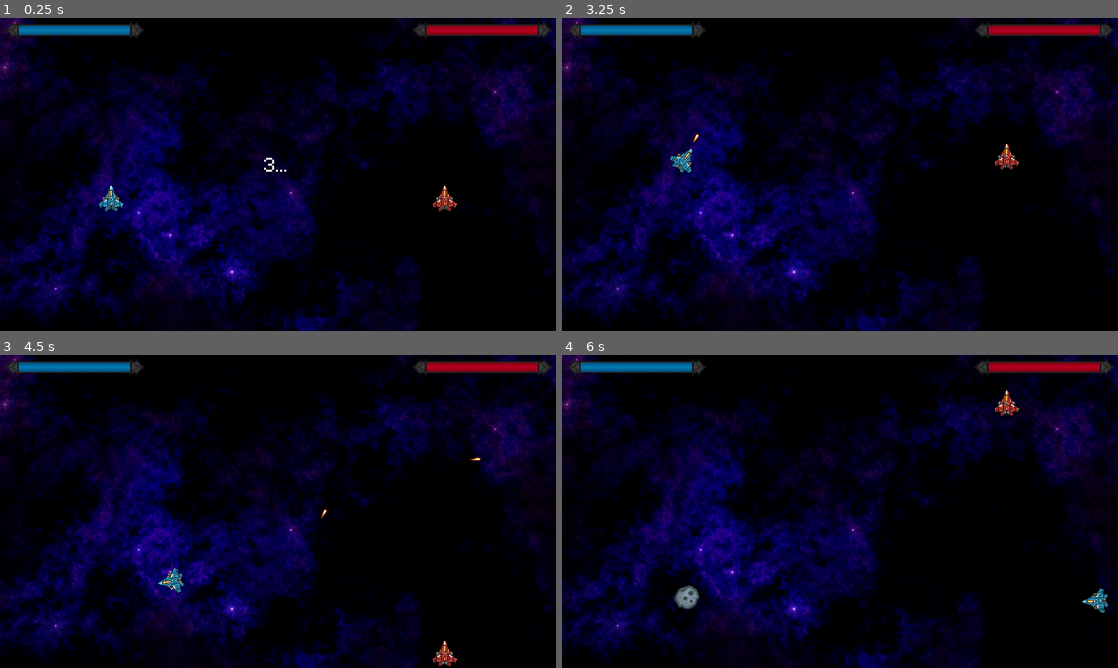
Above: before the commit, frames 1-4 (two rows, left to right).
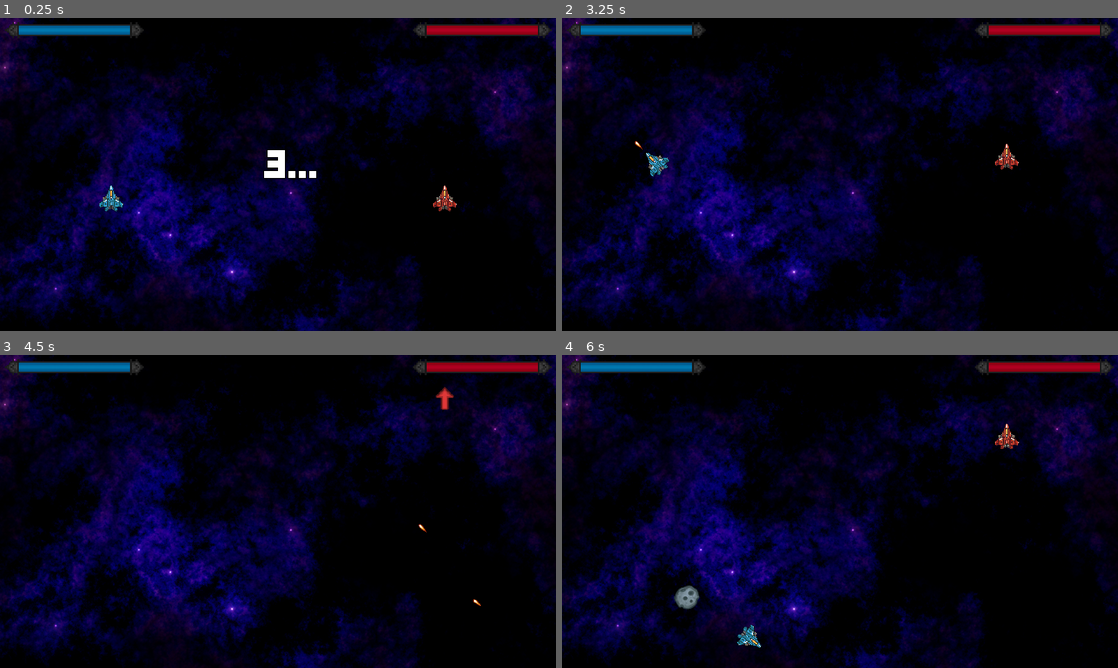
Above: after the commit, the same moments.

Repository: vicky-vittles/FirstGamesGodot
Game: Godot game, scene res://Scenes/Game.tscn
The game is run twice, just before and just after one commit, with the same random seed, the same clock (stepped at 60 frames per second) and the same inputs.
Inputs:
- Up to frame 1 (0.25 s): no input
- Up to frame 2 (3.25 s): tap Enter at 0.5, 2.75 s; tap Space at 1.25 s
- Up to frame 3 (4.5 s): tap R (reload) at 4.15 s
- Up to frame 4 (6 s): no input

The runs differ from the first frame. In frame 1, 0.4% of the frame differs, in the area x 47-57%, y 42-52%; in frame 2, 0.4%; in frame 3, 0.5%; in frame 4, 0.7%, in the area x 31-99%, y 11-94%.

Commit message:
JetFighter: Added Globals. Arrow indicating player position when outside screen

Diff:
--- /dev/null
+++ b/Game2-JetFighter/Assets/GravityBold-32.tres
@@ -0,0 +1,10 @@
+[gd_resource type="DynamicFont" load_steps=2 format=2]
+
+[sub_resource type="DynamicFontData" id=1]
+font_path = "res://Assets/GravityBold8.ttf"
+
+[resource]
+size = 32
+outline_size = 2
+outline_color = Color( 0, 0, 0, 1 )
+font_data = SubResource( 1 )
--- /dev/null
+++ b/Game2-JetFighter/Assets/GravityBold-64.tres
@@ -0,0 +1,10 @@
+[gd_resource type="DynamicFont" load_steps=2 format=2]
+
+[sub_resource type="DynamicFontData" id=5]
+font_path = "res://Assets/GravityBold8.ttf"
+
+[resource]
+size = 64
+outline_size = 2
+outline_color = Color( 0, 0, 0, 1 )
+font_data = SubResource( 5 )
--- a/Game2-JetFighter/Entities/Bullet/Bullet.gd
+++ b/Game2-JetFighter/Entities/Bullet/Bullet.gd
@@ -35,5 +35,4 @@
 
 func _on_Bullet_area_entered(area):
 	if area.is_in_group("player") or area.is_in_group("asteroid"):
-		get_parent().remove_child(self)
 		queue_free()
--- a/Game2-JetFighter/Entities/Ship/AI/States/AIFly.gd
+++ b/Game2-JetFighter/Entities/Ship/AI/States/AIFly.gd
@@ -36,18 +36,18 @@
 	else:
 		var rand = randi() % 100
 
-		if rand < 2:
+		if rand < 5:
 			ship.input_fire = true
 
 		if not turning_around_randomly:
 
-			if rand % 5 == 0:
+			if rand % 4 == 0:
 				turning_around_randomly = true
 				random_direction_timer.start()
 
 				random_direction = 1
 
-			elif rand % 5 == 1:
+			elif rand % 4 == 1:
 				turning_around_randomly = true
 				random_direction_timer.start()
 
--- a/Game2-JetFighter/Entities/Ship/Ship.gd
+++ b/Game2-JetFighter/Entities/Ship/Ship.gd
@@ -12,7 +12,8 @@
 const SCREEN_WIDTH = 1280
 const SCREEN_WIDTH_PERCENTAGE = 0.3
 const SPEED = SCREEN_WIDTH * SCREEN_WIDTH_PERCENTAGE
-const ROTATION_SPEED = PI
+const ROTATION_SPEED = 1.12 * PI
+const SCREEN_EXTRA_SPACE = 200
 
 onready var movement_animations = $MovementAnimations
 onready var damage_animations = $DamageAnimations
@@ -123,12 +124,12 @@
 	emit_signal("update_health", player_index, new_amount)
 
 func wrap_around_screen():
-	if position.x > 1280:
+	if position.x > Globals.resolution.x + SCREEN_EXTRA_SPACE:
 		position.x = 0
-	elif position.x < 0:
-		position.x = 1280
+	elif position.x < -SCREEN_EXTRA_SPACE:
+		position.x = Globals.resolution.x
 
-	if position.y > 720:
+	if position.y > Globals.resolution.y + SCREEN_EXTRA_SPACE:
 		position.y = 0
-	elif position.y < 0:
-		position.y = 720
+	elif position.y < -SCREEN_EXTRA_SPACE:
+		position.y = Globals.resolution.y
--- a/Game2-JetFighter/Entities/Ship/Ship.tscn
+++ b/Game2-JetFighter/Entities/Ship/Ship.tscn
@@ -174,6 +174,7 @@
 [node name="Hurtbox" type="Area2D" parent="." groups=[
 "player",
 ]]
+visible = false
 collision_layer = 2
 collision_mask = 12
 __meta__ = {
@@ -192,12 +193,8 @@
 anims/take_damage = SubResource( 6 )
 
 [node name="VisibilityNotifier2D" type="VisibilityNotifier2D" parent="."]
-visible = false
-position = Vector2( -0.499999, -6 )
-scale = Vector2( 1.85, 2.3 )
-__meta__ = {
-"_edit_lock_": true
-}
+position = Vector2( -2.40934e-21, -24.75 )
+scale = Vector2( 0.6, 0.475 )
 
 [node name="BulletSpawn" type="Position2D" parent="."]
 position = Vector2( 0, -43 )
--- a/Game2-JetFighter/Scenes/Game.gd
+++ b/Game2-JetFighter/Scenes/Game.gd
@@ -4,37 +4,75 @@
 signal game_won(player_victory)
 signal player_took_damage()
 
+onready var arrow_1 = $Arrow1
+onready var arrow_2 = $Arrow2
+onready var player_1 = $Player1
+onready var player_2 = $Player2
+
 enum GAME_STATE {START, PLAYING, END}
 var current_state = GAME_STATE.START
+var m
 
 var animated_health_p1 = 100
 var animated_health_p2 = 100
 
 
 func _ready():
-	#$Music.play()
+	$Music.play()
+
 	$GameStartTimer.start()
-	$Player1.connect("update_health", self, "_on_Player_update_health")
-	$Player2.connect("update_health", self, "_on_Player_update_health")
-	$Player1.connect("player_died", self, "_on_Player_player_died")
-	$Player2.connect("player_died", self, "_on_Player_player_died")
-	$Player1.connect("screen_exited", self, "_on_Player_screen_exited")
-	$Player2.connect("screen_exited", self, "_on_Player_screen_exited")
-	$Player1.connect("screen_entered", self, "_on_Player_screen_entered")
-	$Player2.connect("screen_entered", self, "_on_Player_screen_entered")
+	player_1.connect("update_health", self, "_on_Player_update_health")
+	player_2.connect("update_health", self, "_on_Player_update_health")
+	player_1.connect("player_died", self, "_on_Player_player_died")
+	player_2.connect("player_died", self, "_on_Player_player_died")
+	player_1.connect("screen_exited", self, "_on_Player_screen_exited")
+	player_2.connect("screen_exited", self, "_on_Player_screen_exited")
+	player_1.connect("screen_entered", self, "_on_Player_screen_entered")
+	player_2.connect("screen_entered", self, "_on_Player_screen_entered")
 
 
 func _process(_delta):
 	$HUD/StartCountdownLabel.text = str(ceil($GameStartTimer.time_left)) + "..."
 	$HUD/HealthBar1/HealthValue1.value = animated_health_p1
 	$HUD/HealthBar2/HealthValue2.value = animated_health_p2
-
-	$Arrow1.look_at($Player1.global_position)
-	$Arrow2.look_at($Player2.global_position)
-
 	if current_state == GAME_STATE.END:
 		if Input.is_action_just_pressed("reload"):
 			var _reloaded_succesfully = get_tree().reload_current_scene()
+
+	update_arrow_position(arrow_1, player_1)
+	update_arrow_position(arrow_2, player_2)
+
+
+func update_arrow_position(arrow, player):
+
+	var max_width = Globals.resolution.x
+	var max_height = Globals.resolution.y
+
+	arrow.global_position.x = clamp(player.global_position.x, 100, max_width - 100)
+	arrow.global_position.y = clamp(player.global_position.y, 100, max_height - 100)
+
+#	if player.global_position.x != 0:
+#		m = player.global_position.y / player.global_position.x
+#
+#
+#	if player.global_position.x > max_width:
+#		arrow.global_position.x = max_width - 100
+#		arrow.global_position.y = m * arrow.global_position.x
+#
+#	elif player.global_position.x < 0:
+#		arrow.global_position.x = 100
+#		arrow.global_position.y = m * arrow.global_position.x
+#
+#
+#	if player.global_position.y > max_height:
+#		arrow.global_position.y = max_height - 100
+#		arrow.global_position.x = m / arrow.global_position.y
+#
+#	elif player.global_position.y < 0:
+#		arrow.global_position.y = 100
+#		arrow.global_position.x = m / 0.01
+
+	arrow.look_at(player.global_position)
 
 
 func _on_AsteroidSpawnTimer_timeout():
@@ -85,27 +123,24 @@
 	$GameOverMusic.play()
 	$HUD/VictoryLabel.show()
 	if player_index == 1:
-		$HUD/VictoryLabel.text = "Jogador 2 venceu! \n" + "Pressione \"R\" ou \"Start\" para recomeçar"
+		$HUD/VictoryLabel.text = "Player 2 won! \n" + "Press \"R\" or \"Start\" to restart"
 		emit_signal("game_won", 2)
 	elif player_index == 2:
-		$HUD/VictoryLabel.text = "Jogador 1 venceu! \n" + "Pressione \"R\" ou \"Start\" para recomeçar"
+		$HUD/VictoryLabel.text = "Player 1 won! \n" + "Press \"R\" or \"Start\" to restart"
 		emit_signal("game_won", 1)
 
 
 func _on_Player_screen_exited(player_index):
+
 	if player_index == 1:
-		#$Arrow1.global_position.x = clamp($Player1.global_position.x, 100, 1180)
-		#$Arrow1.global_position.y = clamp($Player1.global_position.y, 50, 670)
-		$Arrow1.hide()
-
+		arrow_1.show()
 	elif player_index == 2:
-		#$Arrow2.global_position.x = clamp($Player2.global_position.x, 100, 1180)
-		#$Arrow2.global_position.y = clamp($Player2.global_position.y, 50, 670)
-		$Arrow2.hide()
+		arrow_2.show()
 
 
 func _on_Player_screen_entered(player_index):
+
 	if player_index == 1:
-		$Arrow1.hide()
+		arrow_1.hide()
 	elif player_index == 2:
-		$Arrow2.hide()
+		arrow_2.hide()
--- a/Game2-JetFighter/Scenes/Game.tscn
+++ b/Game2-JetFighter/Scenes/Game.tscn
@@ -1,6 +1,6 @@
 [gd_scene load_steps=18 format=2]
 
-[ext_resource path="res://Assets/m5x7.ttf" type="DynamicFontData" id=1]
+[ext_resource path="res://Assets/GravityBold-64.tres" type="DynamicFont" id=1]
 [ext_resource path="res://Assets/health-bar-bg.png" type="Texture" id=2]
 [ext_resource path="res://Assets/health-bar-fill-2.png" type="Texture" id=3]
 [ext_resource path="res://Assets/health-bar-fill-1.png" type="Texture" id=4]
@@ -13,11 +13,7 @@
 [ext_resource path="res://Systems/ScreenShake.tscn" type="PackedScene" id=11]
 [ext_resource path="res://Scenes/Camera2D.gd" type="Script" id=12]
 [ext_resource path="res://Entities/Ship/AI/Bot.tscn" type="PackedScene" id=13]
-
-
-[sub_resource type="DynamicFont" id=1]
-size = 75
-font_data = ExtResource( 1 )
+[ext_resource path="res://Assets/GravityBold-32.tres" type="DynamicFont" id=14]
 
 [sub_resource type="Animation" id=2]
 resource_name = "took_damage"
@@ -105,7 +101,7 @@
 margin_top = 304.0
 margin_right = 685.0
 margin_bottom = 467.0
-custom_fonts/font = SubResource( 1 )
+custom_fonts/font = ExtResource( 1 )
 text = "3...
 "
 __meta__ = {
@@ -118,8 +114,8 @@
 margin_top = 272.0
 margin_right = 1309.0
 margin_bottom = 435.0
-custom_fonts/font = SubResource( 1 )
-text = "Jogador 2 venceu!
+custom_fonts/font = ExtResource( 14 )
+text = "Jogador x venceu!
 Pressione \"R\" ou \"Start\" para recomeçar"
 align = 1
 __meta__ = {
@@ -200,24 +196,24 @@
 
 [node name="Music" type="AudioStreamPlayer" parent="."]
 stream = ExtResource( 8 )
+bus = "Music"
 
 [node name="GameOverMusic" type="AudioStreamPlayer" parent="."]
 stream = ExtResource( 9 )
+bus = "Music"
 
 [node name="Arrow1" type="Sprite" parent="."]
-visible = false
 modulate = Color( 1, 0.25, 0.25, 1 )
-position = Vector2( -112, 320 )
+position = Vector2( 640, 224 )
 texture = ExtResource( 10 )
 
 [node name="Arrow2" type="Sprite" parent="."]
-visible = false
 modulate = Color( 0.25, 0.25, 1, 1 )
 position = Vector2( -112, 416 )
 texture = ExtResource( 10 )
+[connection signal="game_started" from="." to="Player2" method="_on_World_game_started"]
 [connection signal="game_started" from="." to="Player1" method="_on_World_game_started"]
-[connection signal="game_started" from="." to="Player2" method="_on_World_game_started"]
+[connection signal="game_won" from="." to="Player2" method="_on_World_game_won"]
 [connection signal="game_won" from="." to="Player1" method="_on_World_game_won"]
-[connection signal="game_won" from="." to="Player2" method="_on_World_game_won"]
 [connection signal="timeout" from="GameStartTimer" to="." method="_on_GameStartTimer_timeout"]
 [connection signal="timeout" from="AsteroidSpawnTimer" to="." method="_on_AsteroidSpawnTimer_timeout"]
--- /dev/null
+++ b/Game2-JetFighter/Scripts/Globals.gd
@@ -0,0 +1,8 @@
+extends Node
+
+onready var resolution = Vector2(
+		ProjectSettings.get_setting("display/window/size/width"),
+		ProjectSettings.get_setting("display/window/size/height"))
+
+func _ready():
+	print(resolution)
--- a/Game2-JetFighter/Systems/RandomSFXPlayer.tscn
+++ b/Game2-JetFighter/Systems/RandomSFXPlayer.tscn
@@ -3,4 +3,5 @@
 [ext_resource path="res://Systems/RandomSFXPlayer.gd" type="Script" id=1]
 
 [node name="RandomSFXPlayer" type="AudioStreamPlayer"]
+bus = "Sound"
 script = ExtResource( 1 )
--- a/Game2-JetFighter/default_bus_layout.tres
+++ b/Game2-JetFighter/default_bus_layout.tres
@@ -1,5 +1,16 @@
 [gd_resource type="AudioBusLayout" format=2]
 
 [resource]
-bus/0/mute = true
 bus/0/volume_db = 0.267241
+bus/1/name = "Music"
+bus/1/solo = false
+bus/1/mute = true
+bus/1/bypass_fx = false
+bus/1/volume_db = 0.0
+bus/1/send = "Master"
+bus/2/name = "Sound"
+bus/2/solo = false
+bus/2/mute = true
+bus/2/bypass_fx = false
+bus/2/volume_db = 0.267241
+bus/2/send = "Master"
--- a/Game2-JetFighter/project.godot
+++ b/Game2-JetFighter/project.godot
@@ -35,6 +35,10 @@
 config/name="Game2-JetFighter"
 run/main_scene="res://Scenes/Game.tscn"
 config/icon="res://icon.png"
+
+[autoload]
+
+Globals="*res://Scripts/Globals.gd"
 
 [display]
 
Binary file added: Game2-JetFighter/Assets/GravityBold8.ttf
Binary file added: Game2-JetFighter/Assets/GravityRegular5.ttf
